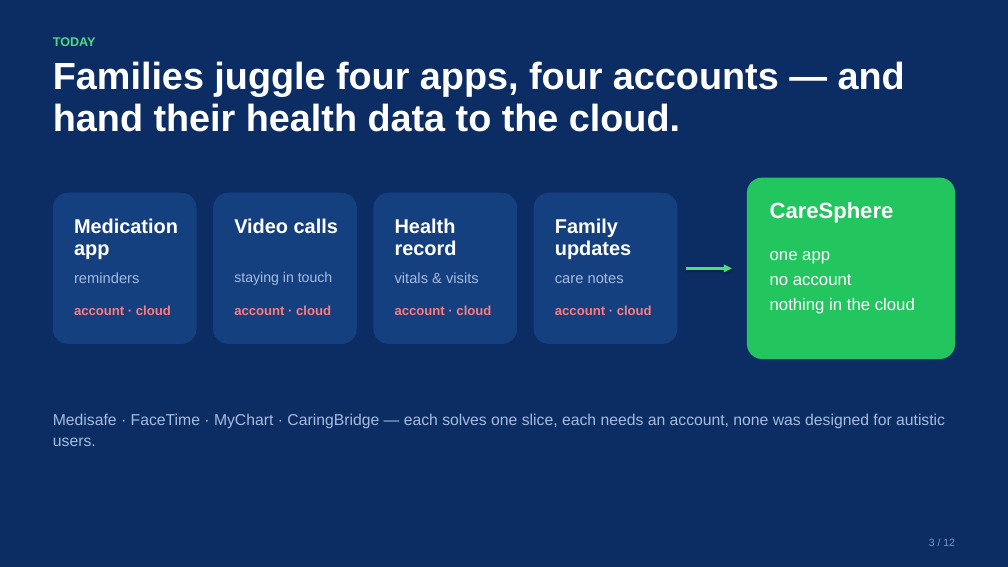
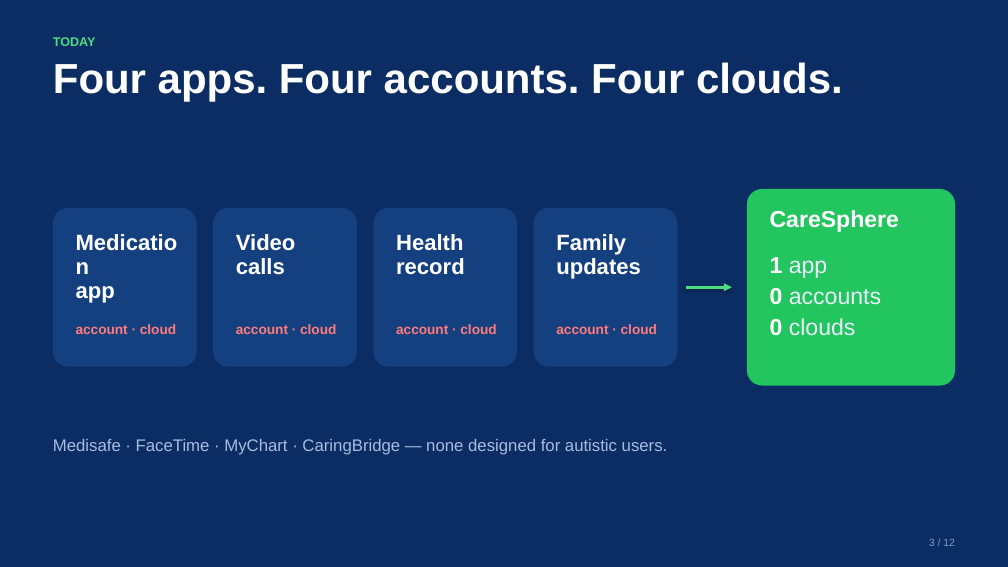
Before and after one commit to engineer2025-sudo/Care, a slide deck: slide 3 of pitch/CareSphere_Congressional_App_Challenge_Deck.pptx. Drawn at 1008x567 pixels with LibreOffice and Linux fonts; fonts in the diff are those of the drawing. Boxes give left, top, right and bottom in pixels: in the first picture for what was removed or moved away, otherwise in the second. Text is boxed around its words. In the diff, an @@ line names an element or a change of style, - is before the commit and + after.

```diff
--- a/pitch/CareSphere_Congressional_App_Challenge_Deck.pptx
+++ b/pitch/CareSphere_Congressional_App_Challenge_Deck.pptx
@@ text at box(53, 62, 843, 101): text changed; size 36 to 40 pt @@
-Families juggle four apps, four accounts — and hand their health data to the cloud.
+Four apps. Four accounts. Four clouds.
@@ rounded rectangle: place and size @@
-rounded rectangle at box(53, 193, 197, 344)
+rounded rectangle at box(53, 208, 197, 367)
@@ rounded rectangle: place and size @@
-rounded rectangle at box(213, 193, 357, 344)
+rounded rectangle at box(213, 208, 357, 367)
@@ rounded rectangle: place and size @@
-rounded rectangle at box(374, 193, 517, 344)
+rounded rectangle at box(374, 208, 517, 367)
@@ rounded rectangle: place and size @@
-rounded rectangle at box(534, 193, 678, 344)
+rounded rectangle at box(534, 208, 678, 367)
@@ rounded rectangle: place and size @@
-rounded rectangle at box(747, 178, 955, 359)
+rounded rectangle at box(747, 189, 955, 386)
@@ rounded rectangle at box(747, 189, 955, 386): proportions changed @@
@@ text "CareSphere": place and size @@
-text "CareSphere" at box(770, 202, 894, 223)
+text "CareSphere" at box(770, 210, 899, 232)
@@ text "CareSphere" at box(770, 210, 899, 232): size 21 to 22 pt; line spacing 25.2pt to 26.4pt @@
@@ text at box(236, 234, 296, 275): text changed; size 19 to 21 pt @@
-Video calls
+Video
+calls
@@ text at box(396, 234, 465, 275): text changed; size 19 to 21 pt @@
-Health record
+Health
+record
@@ text at box(556, 234, 640, 279): text changed; size 19 to 21 pt @@
-Family updates
+Family
+updates
@@ text removed at box(770, 251, 915, 314) @@
-one app
-no account
-nothing in the cloud
@@ text added at box(770, 257, 881, 336), 22 pt, text #EAF0FB @@
+1 app
+0 accounts
+0 clouds
@@ text removed at box(74, 272, 139, 283) @@
-reminders
@@ text at box(76, 286, 115, 303): text changed; size 19 to 21 pt @@
-Medication app
+Medication
+app
@@ text removed at box(234, 272, 333, 285) @@
-staying in touch
@@ text removed at box(395, 272, 479, 283) @@
-vitals & visits
@@ text removed at box(555, 273, 624, 283) @@
-care notes
@@ 4 texts, 1 arrow: place and size @@
-4 texts, 1 arrow at box(74, 268, 732, 315)
+4 texts, 1 arrow at box(76, 287, 732, 334)
@@ size 12.5 to 13 pt; line spacing 15pt to 15.4pt in 4 elements at box(76, 324, 176, 334), box(236, 324, 336, 334), box(396, 324, 496, 334), box(556, 324, 657, 334) @@
@@ text at box(53, 439, 668, 455): text changed; size 15 to 16 pt @@
-Medisafe · FaceTime · MyChart · CaringBridge — each solves one slice, each needs an account, none was designed for autistic users.
+Medisafe · FaceTime · MyChart · CaringBridge — none designed for autistic users.
```
Also in this commit, not shown: 11 other slides changed, 17 other files.
